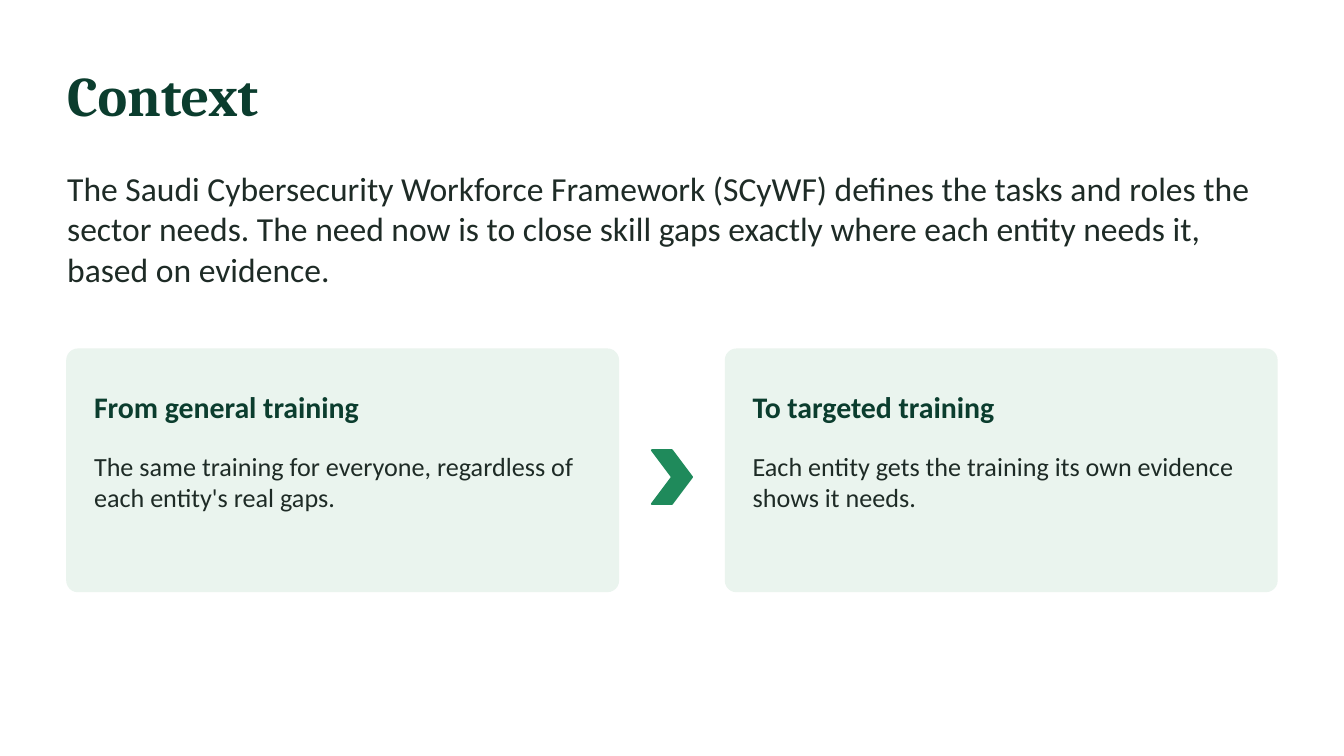
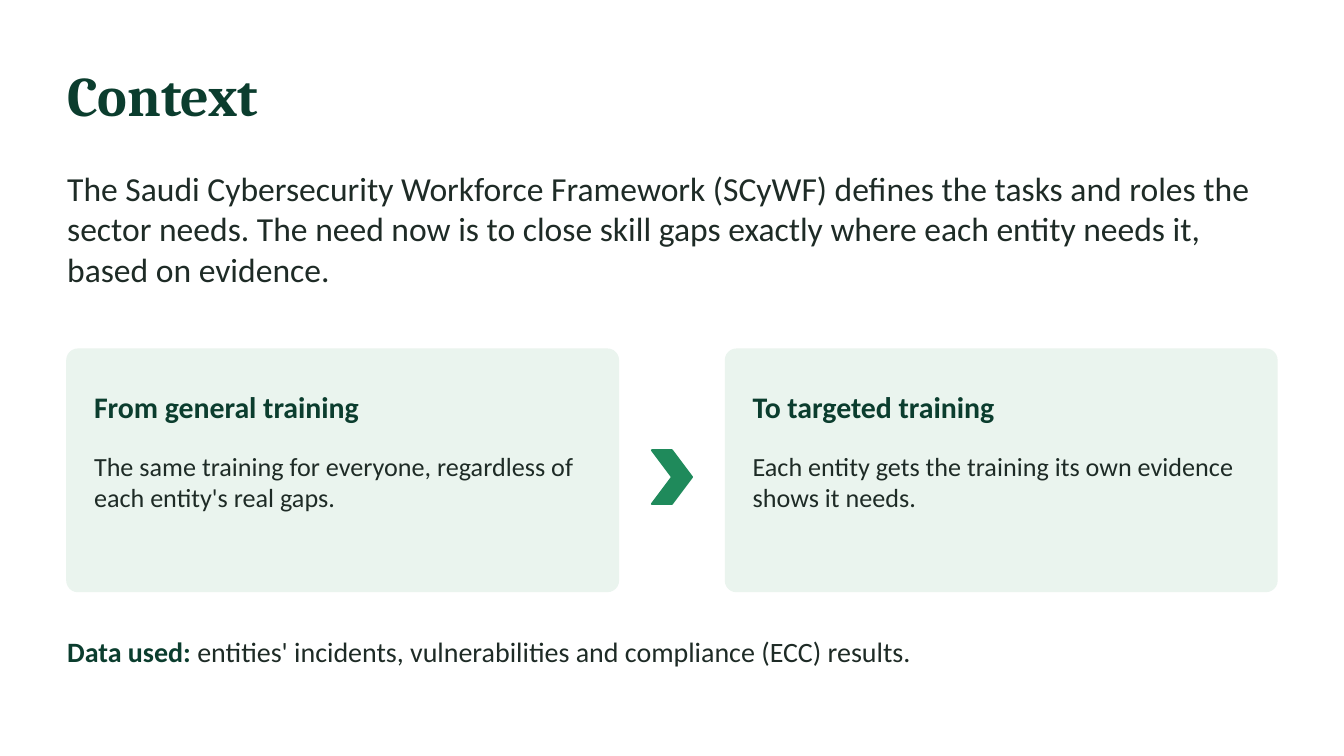
Before and after one commit to MeshaelAlessa/SCyWF, a slide deck: slide 2 of deck/SCyWF_Proposal.pptx. Drawn at 1344x756 pixels with LibreOffice and Linux fonts; fonts in the diff are those of the drawing. Boxes give left, top, right and bottom in pixels: in the first picture for what was removed or moved away, otherwise in the second. Text is boxed around its words. In the diff, an @@ line names an element or a change of style, - is before the commit and + after.

```diff
--- a/deck/SCyWF_Proposal.pptx
+++ b/deck/SCyWF_Proposal.pptx
@@ text added at [67, 641, 911, 667], 15 pt, text #1E2B26 @@
+Data used: entities' incidents, vulnerabilities and compliance (ECC) results.
```
Also in this commit, not shown: 1 other file.
